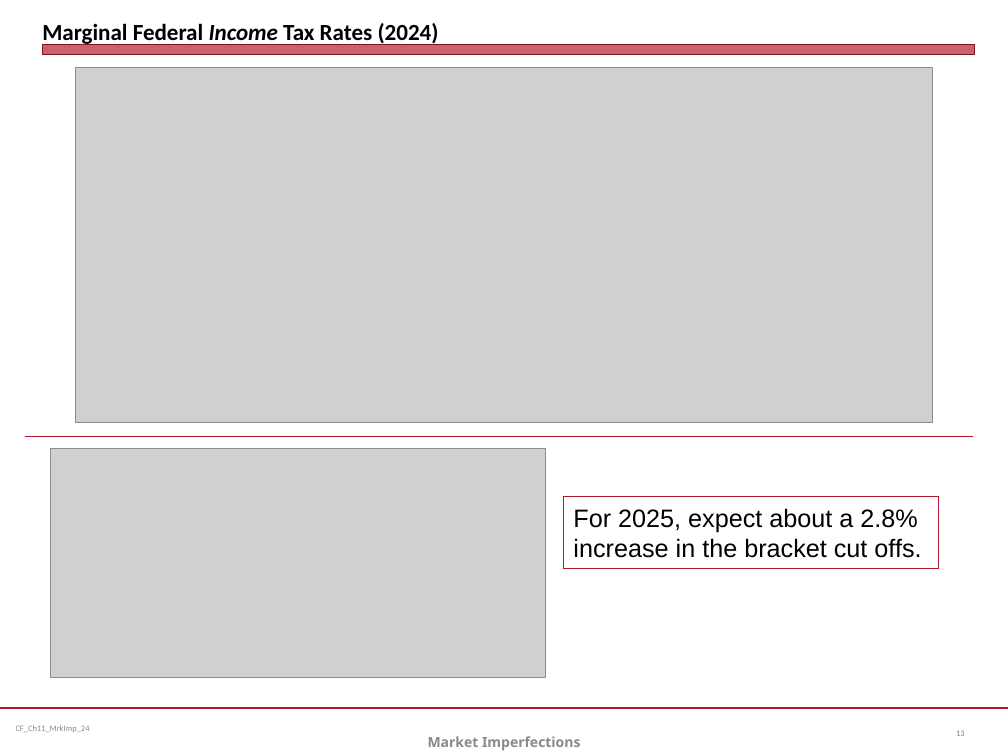
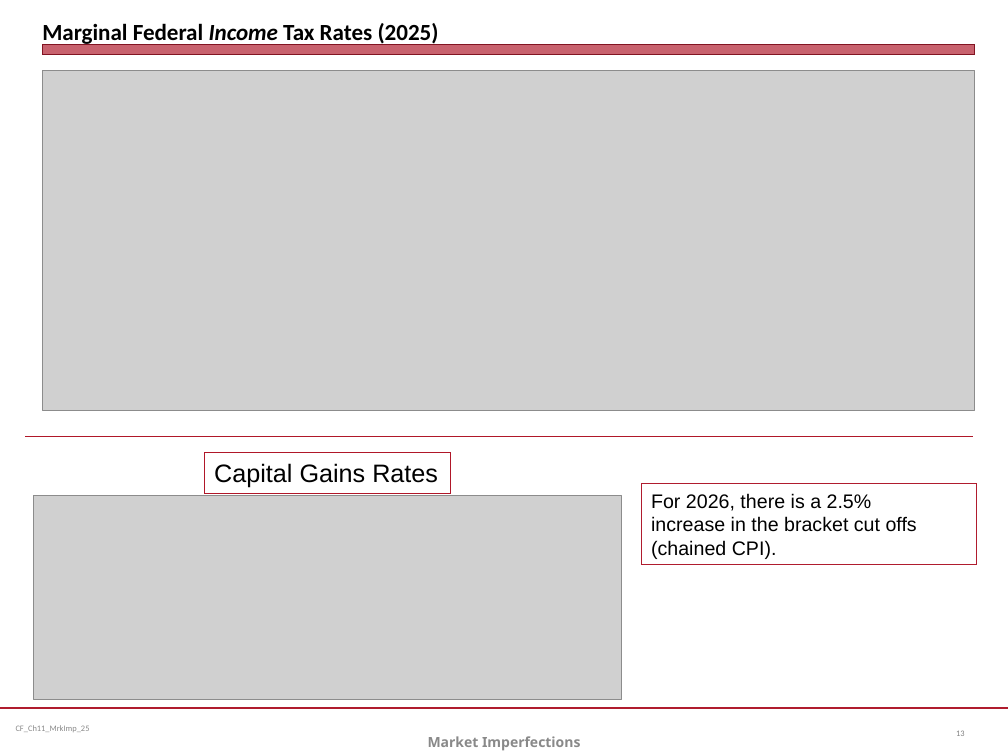
Before and after one commit to jmc877/Corporate-Finance, a slide deck: slide 13 of slides/CF_Ch11_MrkImp_24.pptx. Drawn at 1008x756 pixels with LibreOffice and Linux fonts; fonts in the diff are those of the drawing; grey boxes stand for pictures. Boxes give left, top, right and bottom in pixels: in the first picture for what was removed or moved away, otherwise in the second. Text is boxed around its words. In the diff, an @@ line names an element or a change of style, - is before the commit and + after.

```diff
--- a/slides/CF_Ch11_MrkImp_24.pptx
+++ b/slides/CF_Ch11_MrkImp_24.pptx
@@ title at (x1=42, y1=23, x2=439, y2=46): text changed @@
-Marginal Federal Income Tax Rates (2024)
+Marginal Federal Income Tax Rates (2025)
@@ picture resized from (x1=76, y1=68, x2=932, y2=423) to (x1=42, y1=71, x2=975, y2=411) @@
@@ rectangle added at (x1=205, y1=453, x2=452, y2=493), outline #B0182A 0.75 pt, 18 pt, text #000000 @@
+Capital Gains Rates
@@ picture resized from (x1=50, y1=449, x2=546, y2=677) to (x1=33, y1=496, x2=622, y2=700) @@
@@ rectangle "For 2026, there is a ..." resized from (x1=563, y1=497, x2=938, y2=569) to (x1=641, y1=484, x2=977, y2=565) @@
@@ text in rectangle at (x1=651, y1=493, x2=917, y2=559): text changed; size 18 to 14 pt @@
-For 2025, expect about a 2.8%
-increase in the bracket cut offs.
+For 2026, there is a 2.5%
+increase in the bracket cut offs (chained CPI).
```
Also in this commit, not shown: 23 other slides changed, 3 other files.
